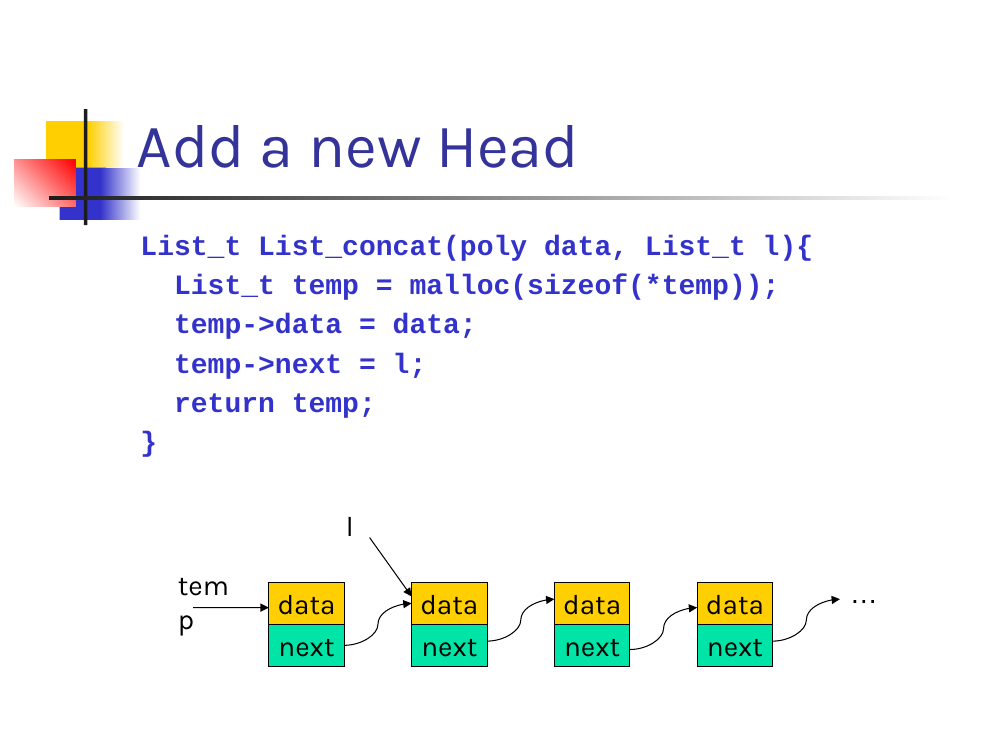
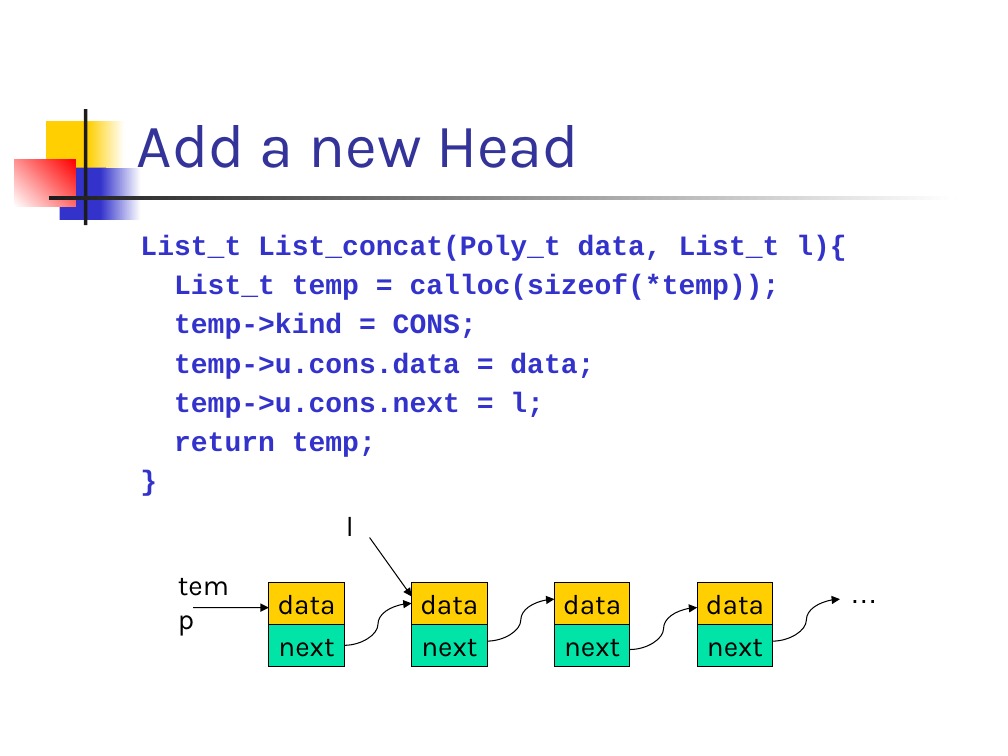
Before and after one commit to csslab-ustc/csslab-ustc.github.io, a slide deck: slide 9 of courses/sysprog/slides/lec13-funList.pptx. Drawn at 1008x756 pixels with LibreOffice and Linux fonts; fonts in the diff are those of the drawing. Boxes give left, top, right and bottom in pixels: in the first picture for what was removed or moved away, otherwise in the second. Text is boxed around its words. In the diff, an @@ line names an element or a change of style, - is before the commit and + after.

```diff
--- a/courses/sysprog/slides/lec13-funList.pptx
+++ b/courses/sysprog/slides/lec13-funList.pptx
@@ text at <box>140,235,846,418</box>: text changed @@
-List_t List_concat(poly data, List_t l){
-List_t temp = malloc(sizeof(*temp));
-temp->data = data;
-temp->next = l;
+List_t List_concat(Poly_t data, List_t l){
+List_t temp = calloc(sizeof(*temp));
+temp->kind = CONS;
+temp->u.cons.data = data;
+temp->u.cons.next = l;
```
Also in this commit, not shown: 7 other slides changed.
